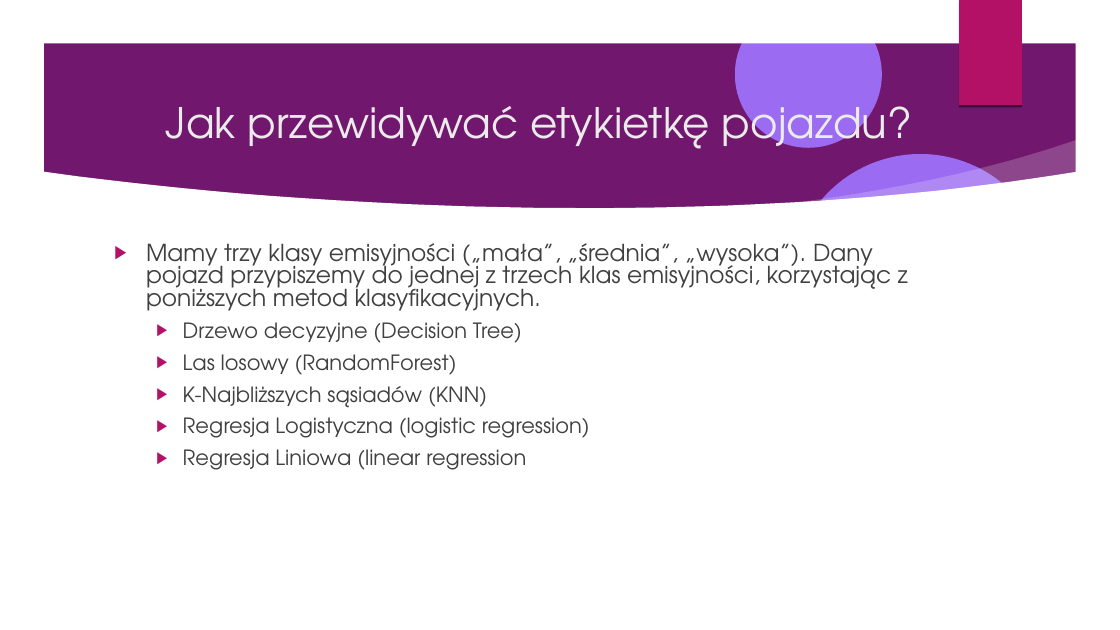
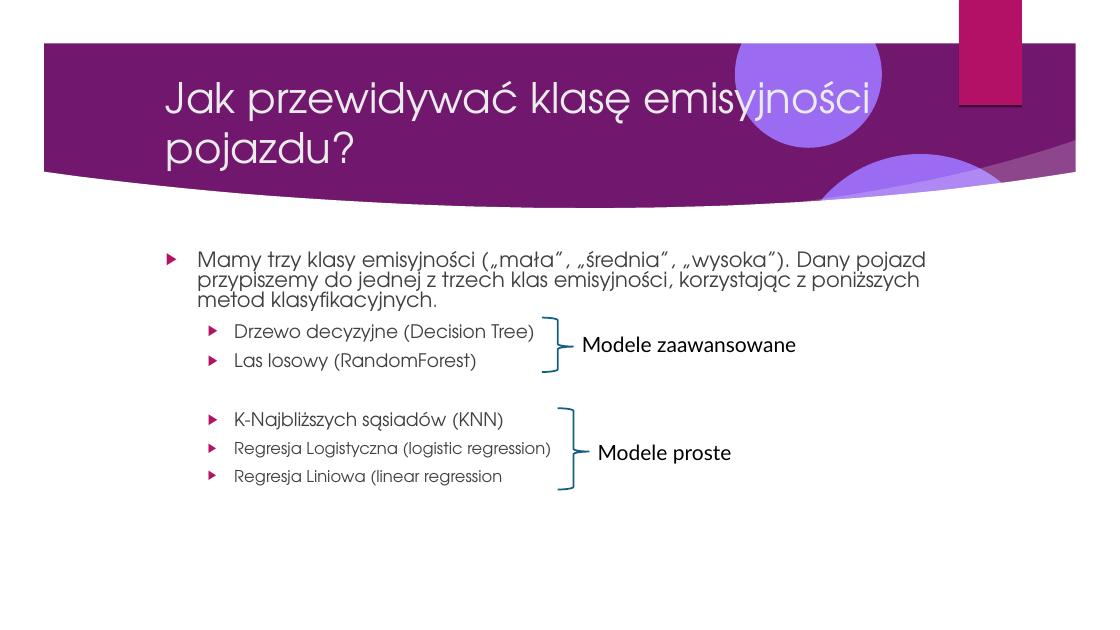
Before and after one commit to Pawel-Tomasz-Nowak/Scientific-collaboration, a slide deck: slide 5 of Prezentacje/prezentacja z ukrojonymi slajdami.odp. Drawn at 1120x630 pixels with LibreOffice and Linux fonts; fonts in the diff are those of the drawing; background and template pictures are left out. Boxes give left, top, right and bottom in pixels: in the first picture for what was removed or moved away, otherwise in the second. Text is boxed around its words. In the diff, an @@ line names an element or a change of style, - is before the commit and + after.

```diff
--- a/Prezentacje/prezentacja z ukrojonymi slajdami.odp
+++ b/Prezentacje/prezentacja z ukrojonymi slajdami.odp
@@ title at (166, 70, 871, 171): text changed @@
-Jak przewidywać etykietkę pojazdu?
+Jak przewidywać klasę emisyjności pojazdu?
@@ text "Mamy trzy klasy emisyjności („mała”, ...": place and size @@
-text "Mamy trzy klasy emisyjności („mała”, ..." at (146, 243, 908, 470)
+text "Mamy trzy klasy emisyjności („mała”, ..." at (197, 251, 926, 486)
@@ text "Mamy trzy klasy emisyjności („mała”, ..." at (197, 251, 926, 486): size 20 to 18 pt in "Mamy trzy klasy emisyjności („mała”, „średnia”, „wysoka”). ..."; size 20 to 16 pt in "klasyfikacyjnych."; size 18 to 16 pt in "Drzewo decyzyjne (Decision Tree)", "Las losowy (RandomForest)", "K-Najbliższych sąsiadów (KNN)"; size 18 to 14 pt in "Regresja Logistyczna (logistic regression)", "Regresja Liniowa (linear regression" @@
@@ freeform shape added at (542, 318, 574, 372), outline #156082 1.5 pt @@
@@ text added at (582, 336, 796, 352), 18 pt, text #000000 @@
+Modele zaawansowane
@@ freeform shape added at (558, 408, 590, 490), outline #156082 1.5 pt @@
@@ text added at (598, 444, 732, 464), 18 pt, text #000000 @@
+Modele proste
```
Also in this commit, not shown: 39 other slides changed, 5 slides added, 5 slides removed.
